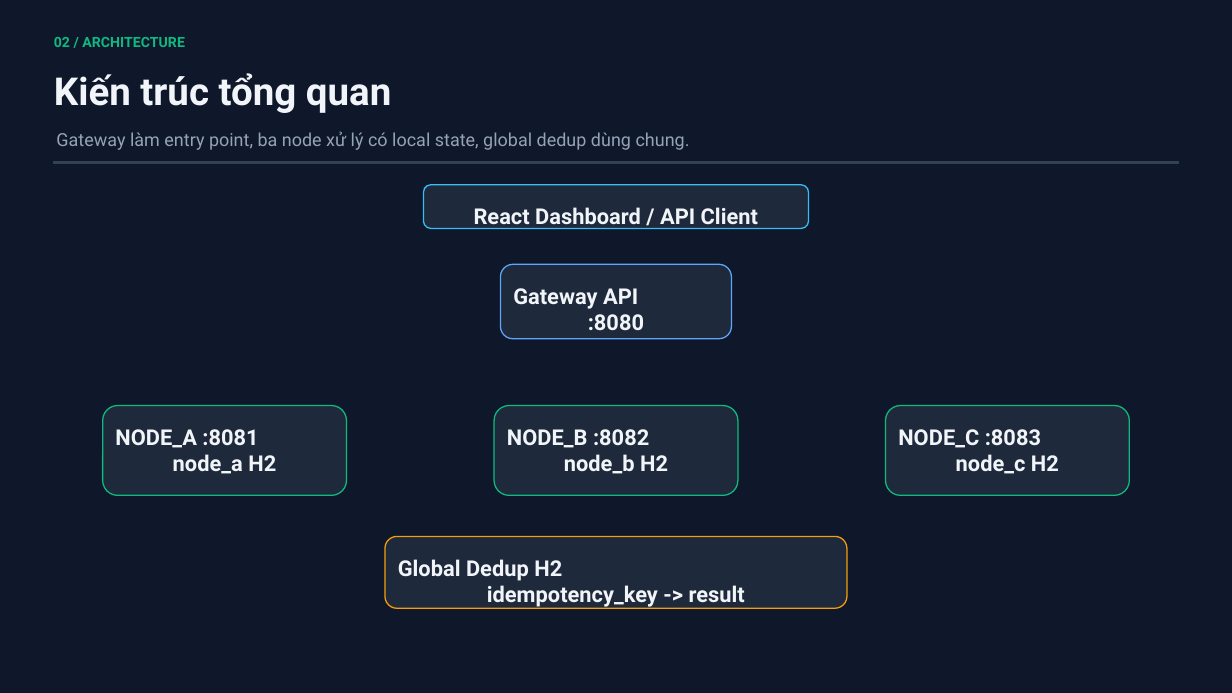
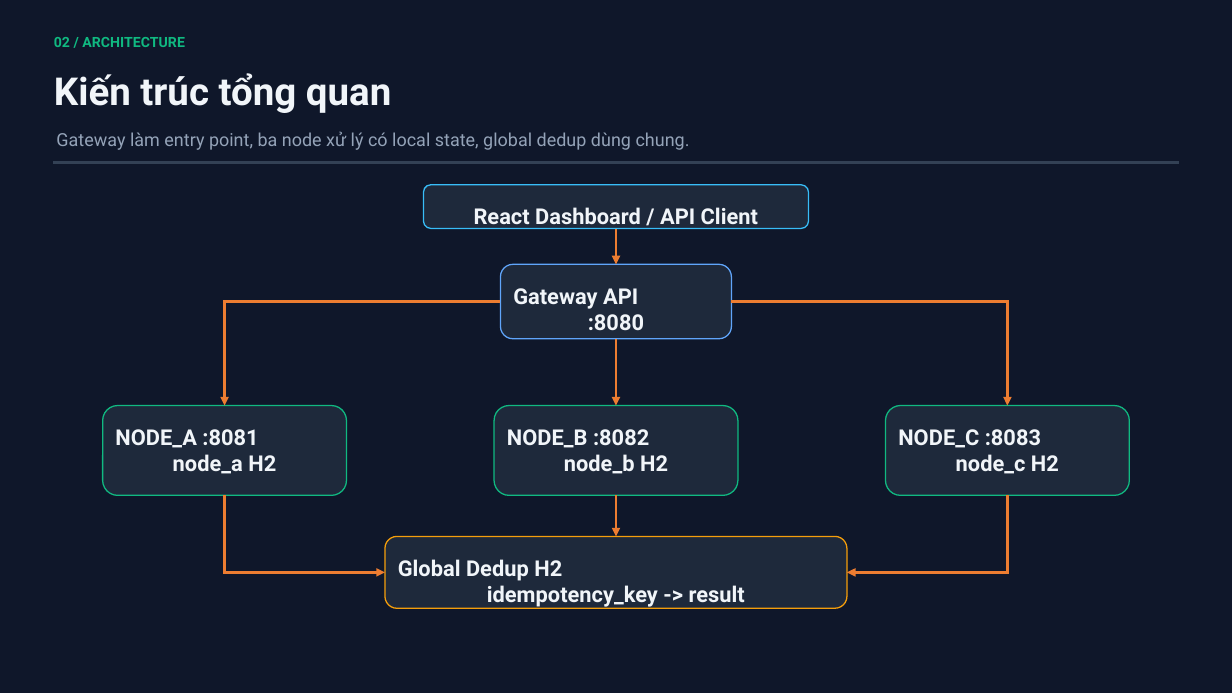
Before and after one commit to h-phuong2809/EOS-Payment-System, a slide deck: slide 5 of docs/EOS_Payment_Improved.pptx. Drawn at 1232x693 pixels with LibreOffice and Linux fonts; fonts in the diff are those of the drawing. Boxes give left, top, right and bottom in pixels: in the first picture for what was removed or moved away, otherwise in the second. Text is boxed around its words. In the diff, an @@ line names an element or a change of style, - is before the commit and + after.

```diff
--- a/docs/EOS_Payment_Improved.pptx
+++ b/docs/EOS_Payment_Improved.pptx
@@ arrow added from (616, 229) to (616, 264), #ED7D31 2.25 pt @@
@@ elbow arrow added from (501, 301) to (225, 406), #ED7D31 2.25 pt @@
@@ elbow arrow added from (732, 301) to (1007, 406), #ED7D31 2.25 pt @@
@@ arrow added from (616, 339) to (616, 406), #ED7D31 2.25 pt @@
@@ elbow arrow added from (225, 495) to (385, 572), #ED7D31 2.25 pt @@
@@ arrow added from (616, 495) to (616, 537), #ED7D31 2.25 pt @@
@@ elbow arrow added from (1007, 495) to (848, 572), #ED7D31 2.25 pt @@
```
Also in this commit, not shown: 6 other slides changed, 4 slides removed.
